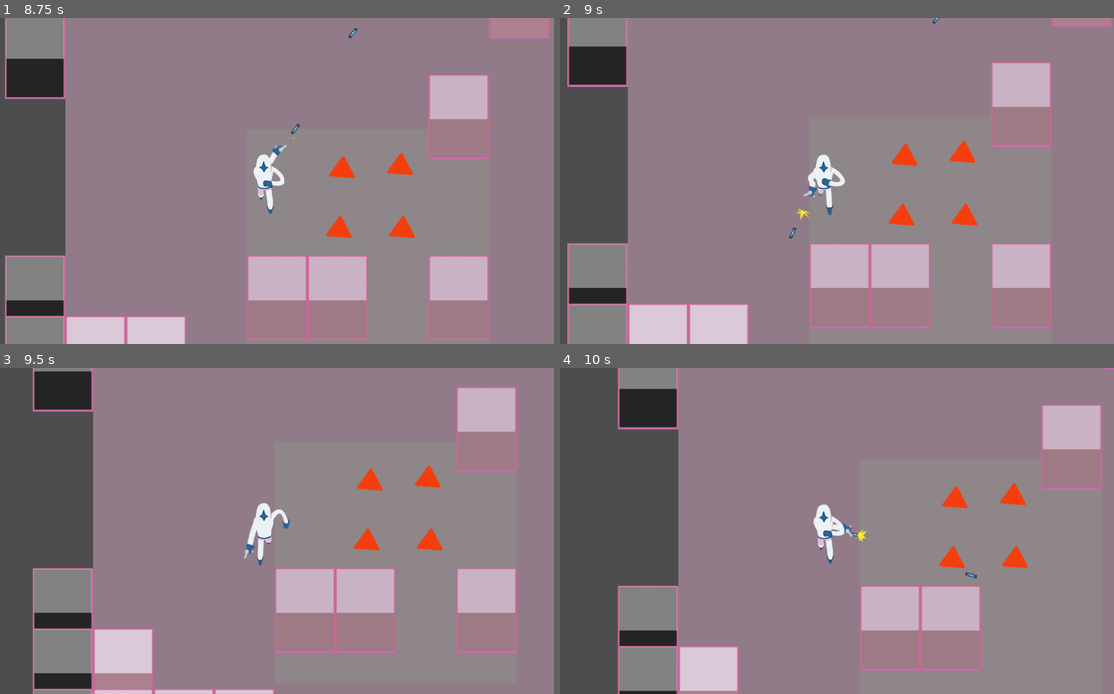
Above: before the commit, frames 1-4 (two rows, left to right).
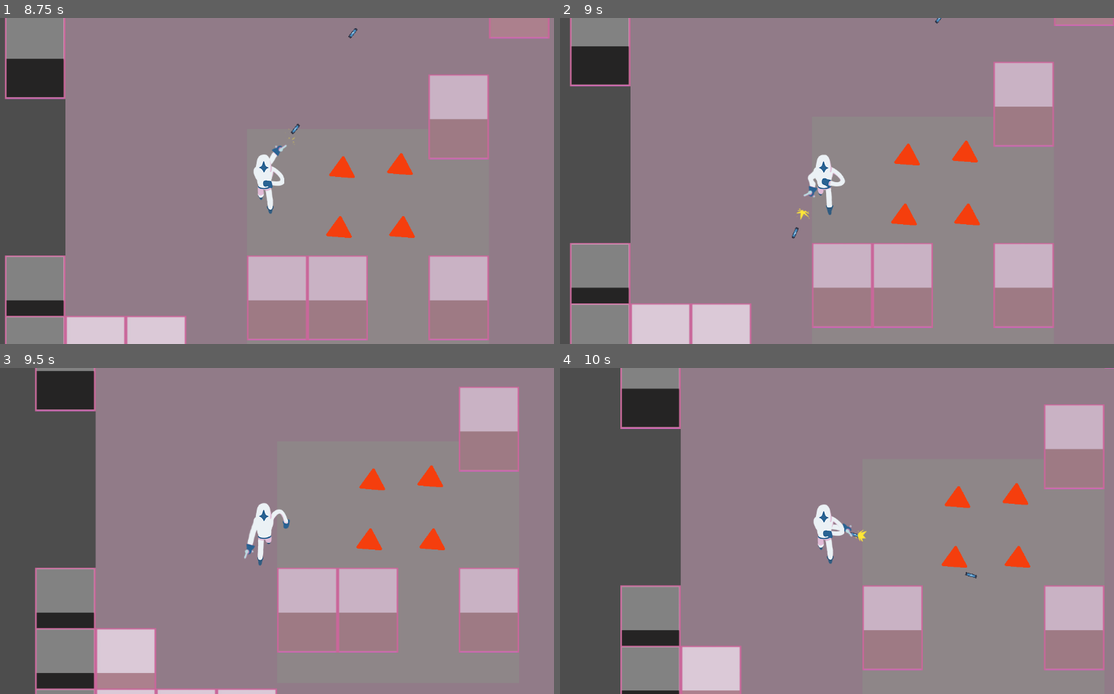
Above: after the commit, the same moments.

Repository: ParisRomane/Scientific_game_jam
Game: Godot game, scene res://scenes/entropy_battle.tscn
The game is run twice, just before and just after one commit, with the same random seed, the same clock (stepped at 60 frames per second) and the same inputs. The engine's default icon, where the game draws it, is replaced by a stand-in: a white triangle on a blue panel in a dark square.
Inputs (mouse positions are in pixels of both pictures, inside the frame that each line leads up to):
- Up to frame 1 (8.75 s): tap Enter at 0.5 s; move the mouse to (393, 164) at 0.52 s; press the mouse at (393, 164) at 0.53 s; hold Right (ui_right) 0.53-1.28 s; move the mouse to (149, 197) at 1.27 s; release the mouse at (149, 197) at 1.28 s; hold Down (ui_down) 1.28-2.03 s; click (149, 197) at 1.35 s; move the mouse to (321, 109) at 2.02 s; press the mouse at (321, 109) at 2.03 s; hold Right (ui_right) 2.03-2.78 s; move the mouse to (232, 246) at 2.77 s; release the mouse at (232, 246) at 2.78 s; hold Up (ui_up) 2.78-3.53 s; click (232, 246) at 2.85 s; move the mouse to (437, 229) at 3.52 s; press the mouse at (437, 229) at 3.53 s; hold Left (ui_left) 3.53-5.03 s; move the mouse to (88, 132) at 4.27 s; release the mouse at (88, 132) at 4.28 s; click (88, 132) at 4.35 s; move the mouse to (293, 181) at 5.02 s; press the mouse at (293, 181) at 5.03 s; hold Down (ui_down) 5.03-5.78 s; move the mouse to (177, 99) at 5.77 s; release the mouse at (177, 99) at 5.78 s; hold Right (ui_right) 5.78-6.53 s; click (177, 99) at 5.85 s; move the mouse to (393, 164) at 6.52 s; press the mouse at (393, 164) at 6.53 s; hold Up (ui_up) 6.53-7.28 s; move the mouse to (149, 197) at 7.27 s; release the mouse at (149, 197) at 7.28 s; hold Right (ui_right) 7.28-8.03 s; click (149, 197) at 7.35 s; move the mouse to (321, 109) at 8.02 s; press the mouse at (321, 109) at 8.03 s; hold Down (ui_down) from 8.03 s (still down)
- Up to frame 2 (9 s): move the mouse to (792, 246) at 8.77 s; release Down (ui_down) at 8.78 s; release the mouse at (792, 246) at 8.78 s; hold Left (ui_left) from 8.78 s (still down); click (792, 246) at 8.85 s
- Up to frame 3 (9.5 s): keep holding Left (ui_left)
- Up to frame 4 (10 s): move the mouse to (997, 579) at 9.52 s; release Left (ui_left) at 9.53 s; press the mouse at (997, 579) at 9.53 s; hold Up (ui_up) from 9.53 s (still down)

Frame 1 is identical in both runs. In frame 2, 3.3% of the frame differs, in the area x 1-100%, y 0-100%; in frame 3, 3.3%; in frame 4, 5.6%, in the area x 10-99%, y 0-100%.

Commit message:
Fixed: player should not collide with its bullets

Diff:
--- a/scripts/Player.gd
+++ b/scripts/Player.gd
@@ -126,6 +126,7 @@
 		var mining = mining_default * (1 + 0.2 * stat_mining)
 
 		#Bullet spawn
+		self.add_collision_exception_with(b)
 		b.start($Arm/Marker2D.global_position, rotation, damage, mining)
 		get_parent().add_child(b)
 
--- a/scripts/bullet.gd
+++ b/scripts/bullet.gd
@@ -22,7 +22,6 @@
 			collision.get_collider().hit(damage);
 
 		if collision.get_collider().name == "TileMap":
-
 			tilemap.on_hit(collision, 10)
 
 		queue_free()
Not shown: 1 places in scenes/entropy_battle.tscn that only renumber resources
Not shown: 1 places in scenes/player.tscn that only renumber resources
